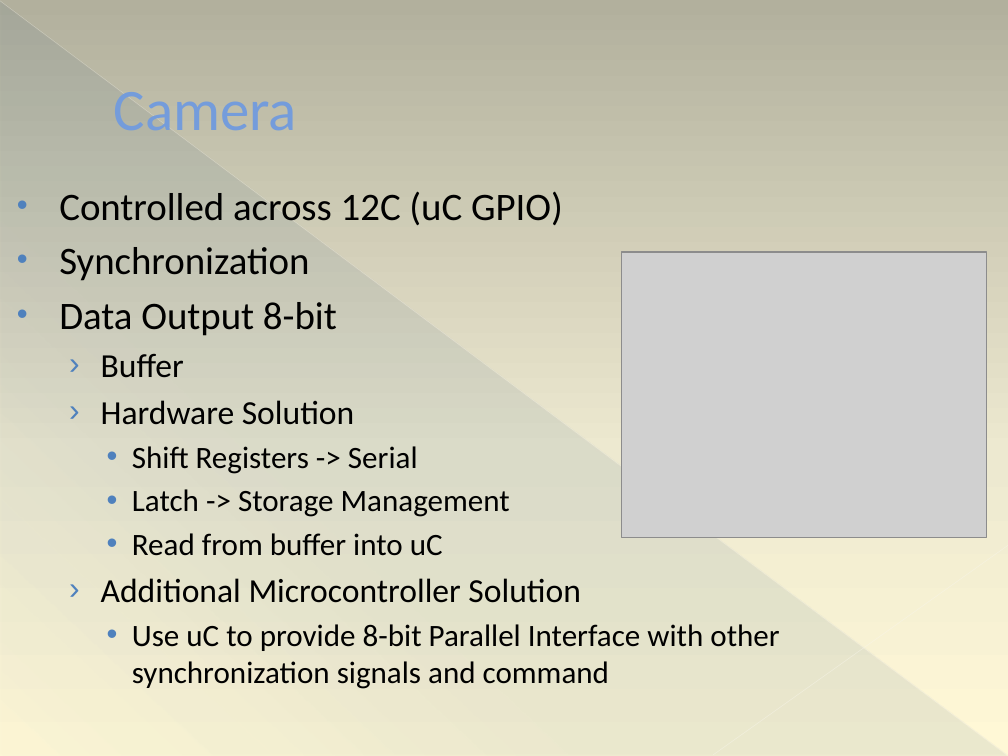
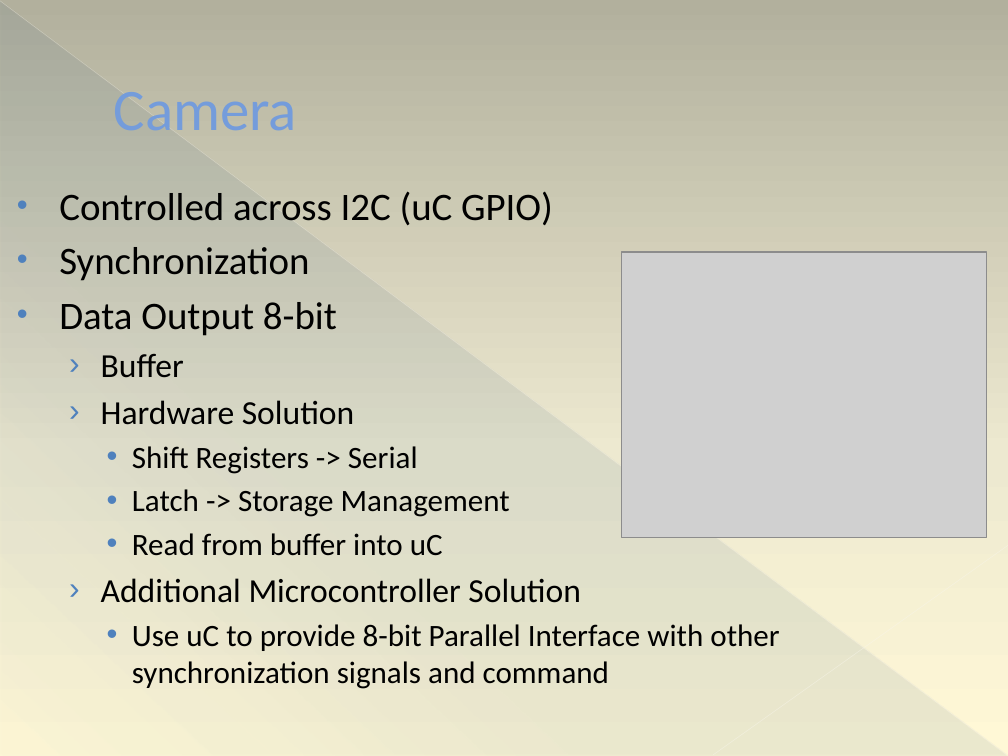
Before and after one commit to ttetelin/eyecu, a slide deck: slide 35 of PDR/PDR.pptx (slide 30 before the commit). Drawn at 1008x756 pixels with LibreOffice and Linux fonts; fonts in the diff are those of the drawing; grey boxes stand for pictures. Boxes give left, top, right and bottom in pixels: in the first picture for what was removed or moved away, otherwise in the second. Text is boxed around its words. In the diff, an @@ line names an element or a change of style, - is before the commit and + after.

```diff
--- a/PDR/PDR.pptx
+++ b/PDR/PDR.pptx
@@ text at (59, 191, 553, 225): text changed @@
-• Controlled across 12C (uC GPIO)
+• Controlled across I2C (uC GPIO)
```
Also in this commit, not shown: 1 other slide changed, 3 slides added.
